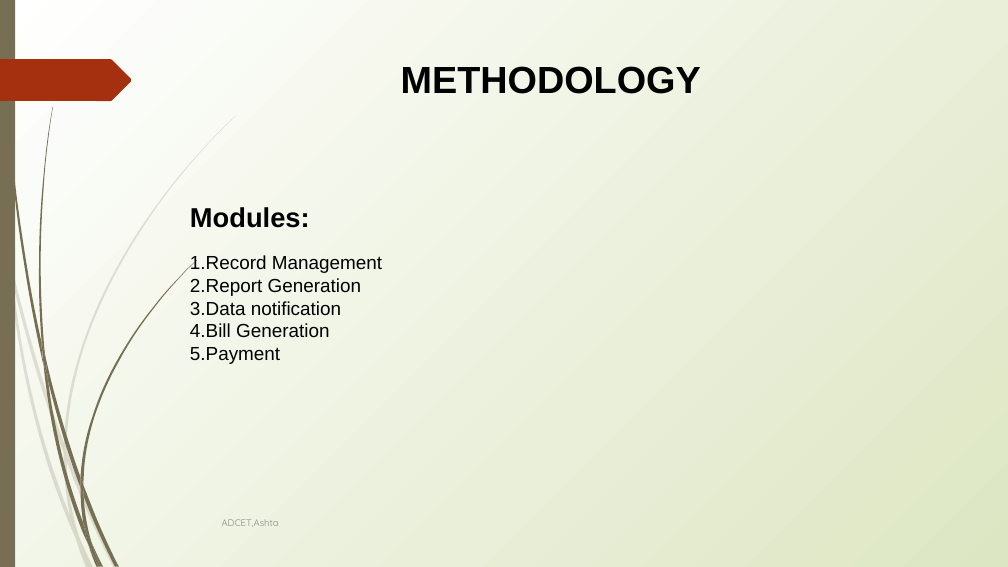
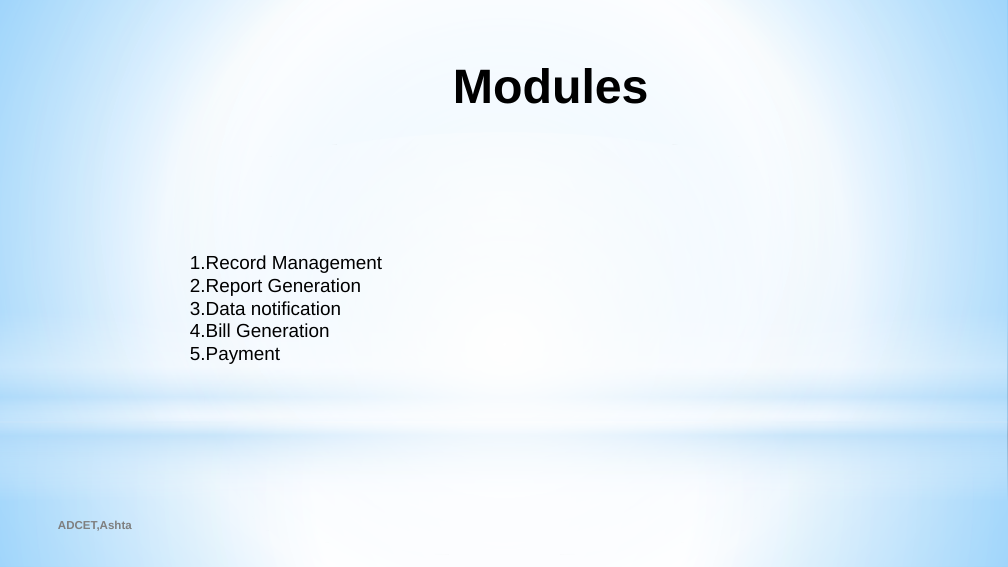
Before and after one commit to Nishant0073/Dudhaganga-Dairy-Application, a slide deck: slide 9 of Documents/G33PPT.pptx (slide 10 before the commit). Drawn at 1008x567 pixels with LibreOffice and Linux fonts; fonts in the diff are those of the drawing. Boxes give left, top, right and bottom in pixels: in the first picture for what was removed or moved away, otherwise in the second. Text is boxed around its words. In the diff, an @@ line names an element or a change of style, - is before the commit and + after.

```diff
--- a/Documents/G33PPT.pptx
+++ b/Documents/G33PPT.pptx
@@ background gradient #FFFFFF to #DDE6C3 to gradient #99D4FE to #FFFFFF to #54BDFF @@
@@ rectangle removed at (0,0,15,567) @@
@@ rectangle added at (0,0,1008,422), fill gradient #FFFFFF to #B4DCFA @@
@@ freeform shape removed at (0,59,132,101) @@
@@ title at (453,68,649,104): text changed; size 36 to 46 pt @@
-METHODOLOGY
+Modules
@@ ellipse added at (0,132,1008,554), fill gradient #FFFFFF @@
@@ text at (190,207,310,228): paragraph removed @@
-Modules:
@@ rectangle added at (0,312,1008,501), fill gradient #FFFFFF to #B4DCFA @@
@@ rectangle added at (0,422,1008,567), fill gradient #FFFFFF to #B4DCFA @@
@@ text "ADCET,Ashta": place and size @@
-text "ADCET,Ashta" at (222,519,279,527)
+text "ADCET,Ashta" at (58,521,132,531)
@@ text "ADCET,Ashta" at (58,521,132,531): size 9 to 11 pt, font Quicksand to Arial, text colour #888888 to #7F7F7F, bold on @@
@@ group removed at (0,116,236,567): 10 freeform shapes @@
@@ group removed at (2,0,197,567): 12 freeform shapes @@
```
Also in this commit, not shown: 9 other slides changed, 5 slides added, 3 slides removed.
